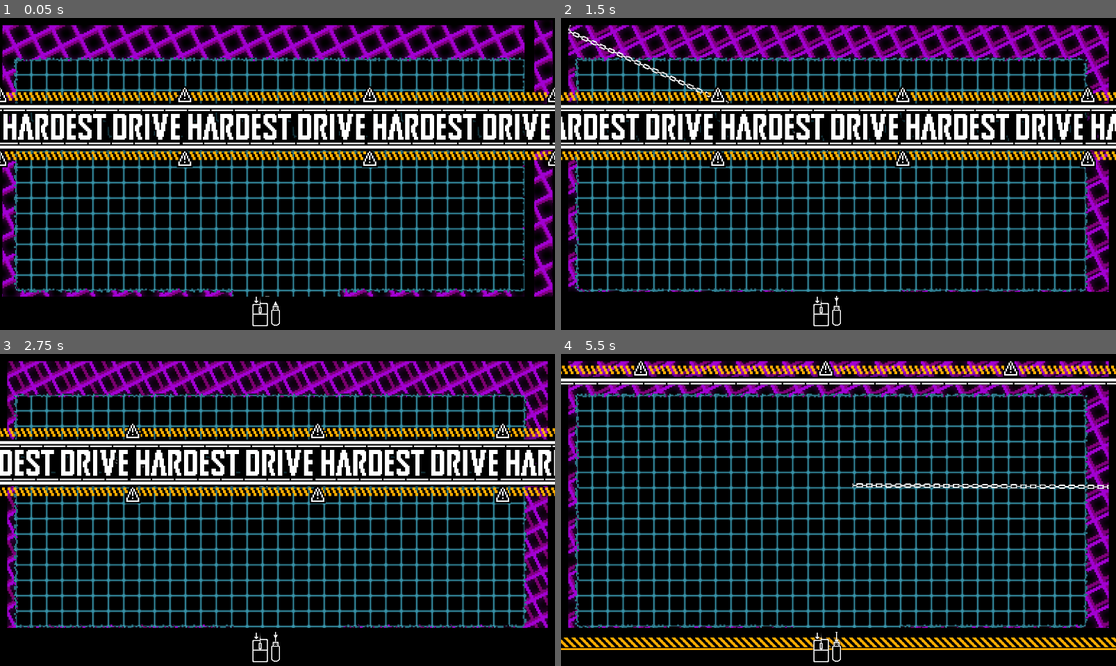
Above: before the commit, frames 1-4 (two rows, left to right).
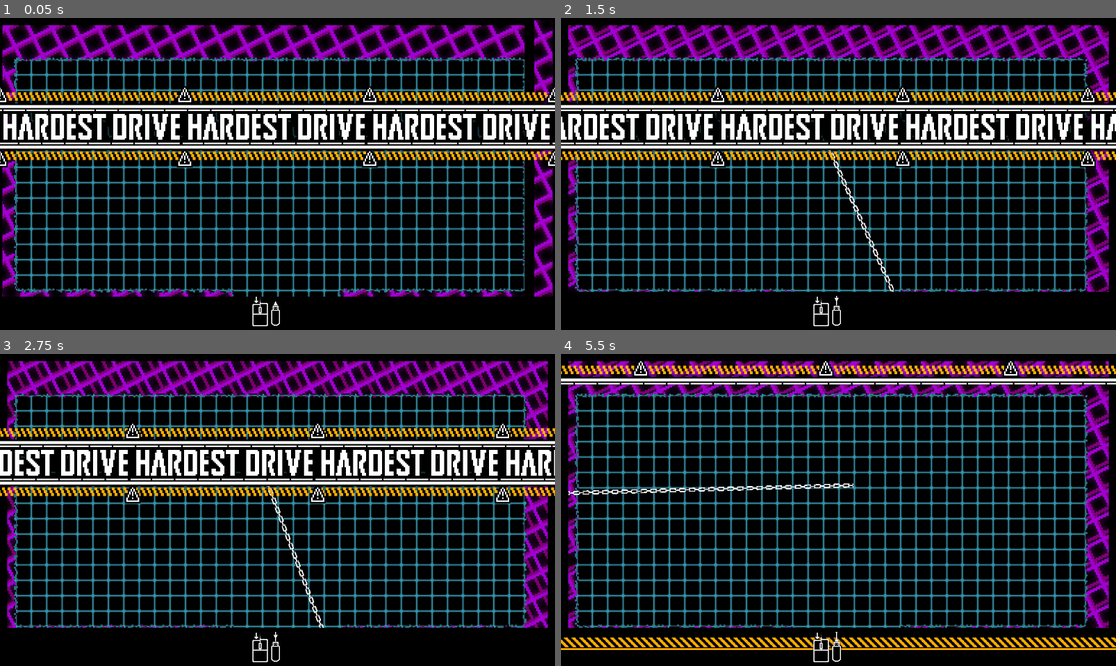
Above: after the commit, the same moments.

Repository: SomeSortOfSam/Hardest_Drive
Game: Godot game, scene res://scenes/gamplay.tscn
The game is run twice, just before and just after one commit, with the same random seed, the same clock (stepped at 60 frames per second) and the same inputs. Sound files missing from this copy of the repository are replaced by a short silence.
Inputs (mouse positions are in pixels of both pictures, inside the frame that each line leads up to):
- Up to frame 1 (0.05 s): no input
- Up to frame 2 (1.5 s): move the mouse to (960, 158) at 0.52 s; hold D (player_right) 0.53-1.28 s; click (960, 158) at 0.67 s; move the mouse to (727, 189) at 1.27 s; hold S (player_down) from 1.28 s (still down)
- Up to frame 3 (2.75 s): move the mouse to (333, 441) at 2.02 s; release S (player_down) at 2.03 s; hold D (player_right) from 2.03 s (still down)
- Up to frame 4 (5.5 s): move the mouse to (810, 572) at 2.77 s; release D (player_right) at 2.78 s; hold W (player_up) 2.78-3.53 s; click (810, 572) at 2.92 s; move the mouse to (1005, 556) at 3.52 s; hold A (player_left) 3.53-5.03 s; move the mouse to (672, 463) at 4.27 s; move the mouse to (866, 510) at 5.02 s; hold S (player_down) from 5.03 s (still down); click (866, 510) at 5.17 s

The runs differ from the first frame. In frame 1, less than 0.1% of the frame differs, in the area x 47-49%, y 89-90%; in frame 2, 0.6%; in frame 3, 0.3%; in frame 4, 1.0%, in the area x 1-99%, y 41-46%.

Commit message:
Made player stay in bounds

Diff:
--- a/scenes/gamplay.tscn
+++ b/scenes/gamplay.tscn
@@ -1067,7 +1067,7 @@
 
 [node name="Player" parent="TileMap" instance=ExtResource("2_7pc31")]
 y_sort_enabled = true
-position = Vector2(26, 279)
+position = Vector2(28, 287)
 
 [node name="Box" parent="TileMap" instance=ExtResource("5_f7nl1")]
 
--- a/scripts/player.gd
+++ b/scripts/player.gd
@@ -26,6 +26,7 @@
 var is_overlaping_tilemap := false
 var can_move := false
 var gravity = ProjectSettings.get_setting("physics/2d/default_gravity")
+var last_safe_position : Vector2
 
 signal pull_requested(direction : float)
 
@@ -59,12 +60,22 @@
 
 
 	tile_map_checker.position = velocity*delta
-	if !is_overlaping_tilemap:
-		velocity.y += gravity * delta
-
-	if move_and_slide():
+	if can_move and !is_overlaping_tilemap:
+		if position == last_safe_position:
+			velocity.y += gravity * delta
+			move_and_slide()
+			last_safe_position = position
+		else:
+			velocity = Vector2.ZERO
+			position = last_safe_position
+	elif move_and_slide():
 		ray_cast.set_collision_mask_value(1,true)
-		set_collision_mask_value(2,true) # don't collide with the letterbox until after the tutorial
+		set_collision_mask_value(2,true)
+
+
+
+	if is_overlaping_tilemap:
+		last_safe_position = position
 
 func get_target_rotation() -> float:
 	var angle_to_mouse = get_global_mouse_position().angle_to_point(global_position) - PI/2
@@ -198,7 +209,12 @@
 	is_overlaping_tilemap = false
 
 func _on_visible_on_screen_notifier_2d_screen_exited():
-	global_position = get_viewport().get_camera_2d().global_position
+	if can_move:
+		global_position = get_viewport().get_camera_2d().global_position
+		printerr("Player out of bounds - reseting")
+		var camera = get_viewport().get_camera_2d()
+		global_position = camera.global_position + (get_viewport_rect().size * get_viewport_transform().get_scale())/2
+		velocity = Vector2.ZERO
 
 func _on_tutorial_player_movement_enabled():
 	can_move = true
